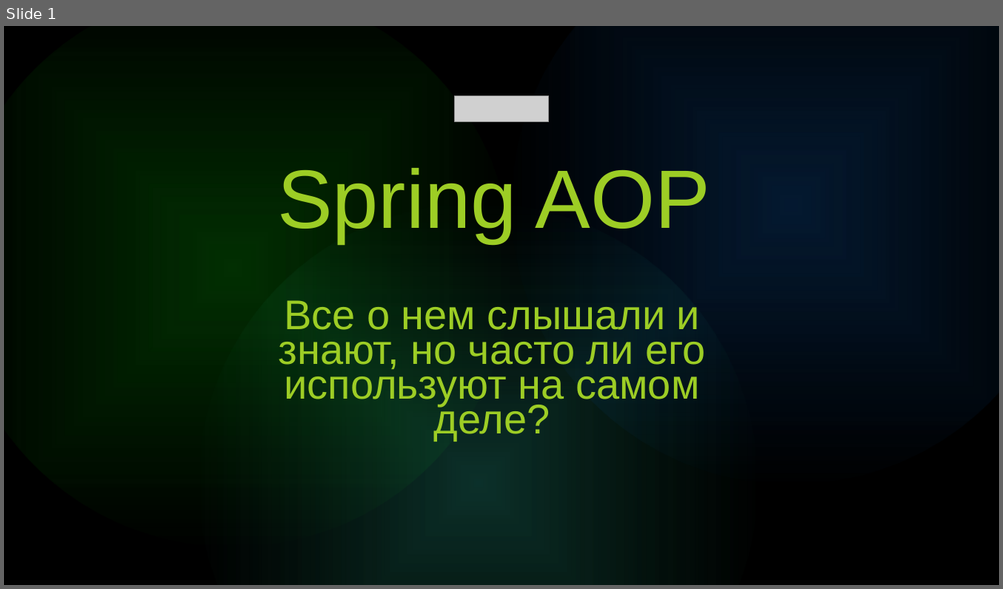
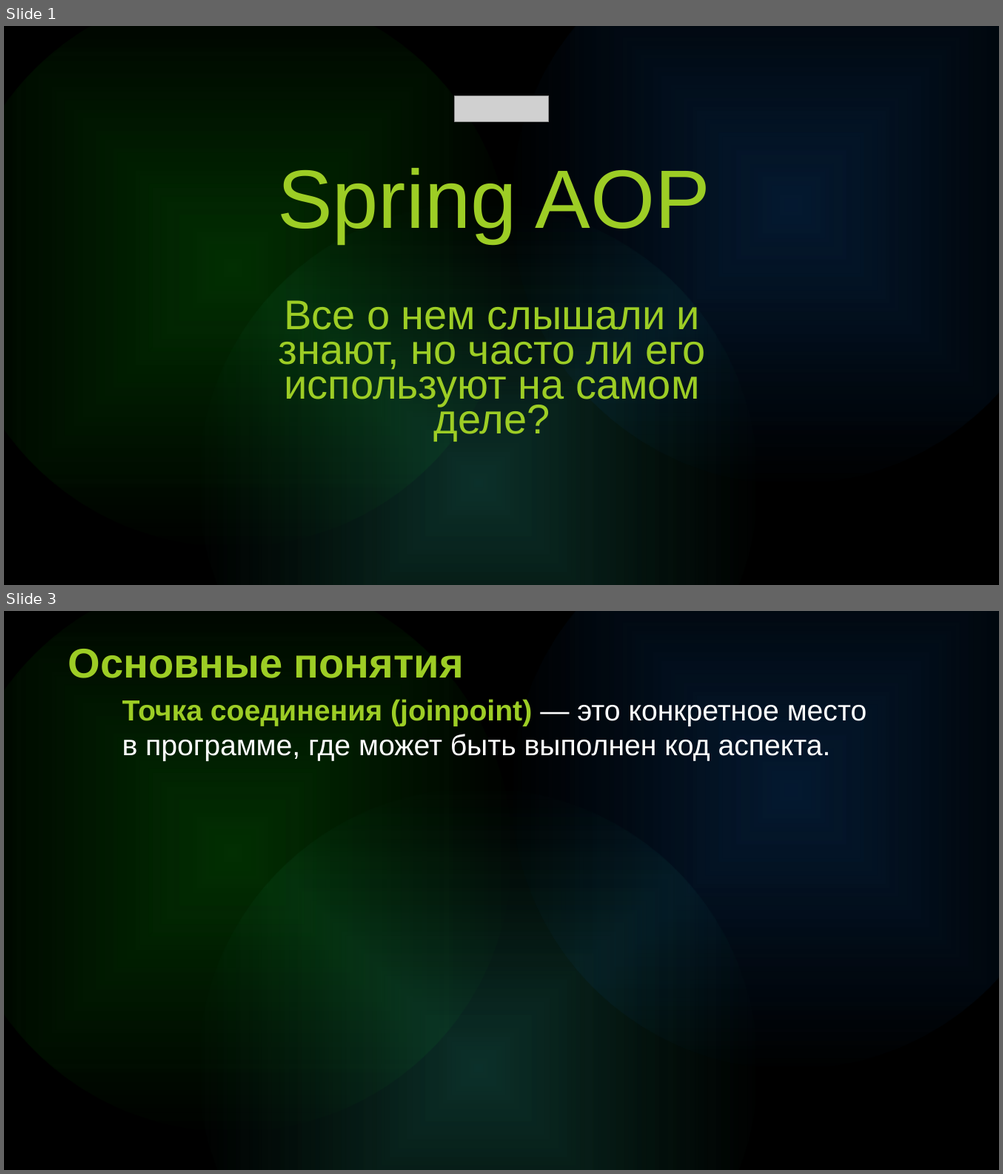
Before and after one commit to i-gabdrahmanov/lectures, a slide deck: Aop for school 21/AOP.pptx. Shown one above the other, each under a label of ours: slide 1 before the commit, slides 1 and 3 after it; the slides between them are not shown. The pictures are 1003x589 and 1003x1174 pixels, drawn with LibreOffice and Linux fonts; fonts in the diff are those of the drawing; grey boxes stand for pictures. Boxes give left, top, right and bottom in pixels: in the first picture for what was removed or moved away, otherwise in the second. Text is boxed around its words. In the diff, an @@ line names an element or a change of style, - is before the commit and + after.

```diff
--- a/Aop for school 21/AOP.pptx
+++ b/Aop for school 21/AOP.pptx
@@ slide 3 added at [4, 611, 999, 1170], background #000000; not listed: 3 template elements that a slide beside it also shows @@
@@ text added at [68, 649, 464, 678], 40 pt, text gradient #34E234 to #9DCD25 to #F2E800 to #00A4E0 to #0086D0, bold @@
+Основные понятия
@@ text added at [122, 699, 867, 761], 28 pt, text #FFFFFF @@
+Точка соединения (joinpoint) — это конкретное место в программе, где может быть выполнен код аспекта.
```
Also in this commit, not shown: 28 other slides added, 15 slides removed, 3 other files.
